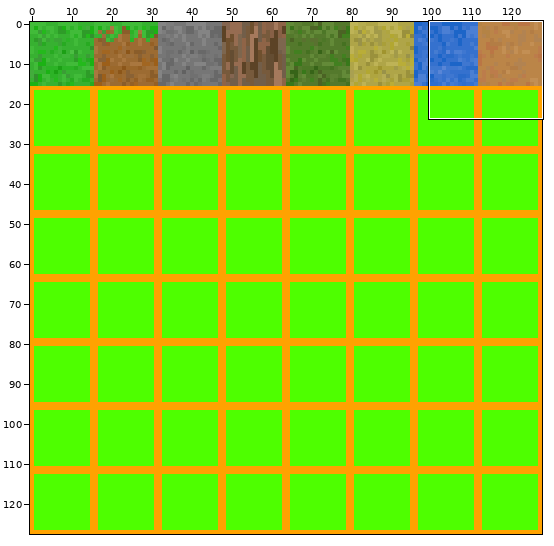
Two states of a sprite sheet, res/texture_atlas.png. Above, an overview of the earlier version with the close-up marked.
Close-up. Before:
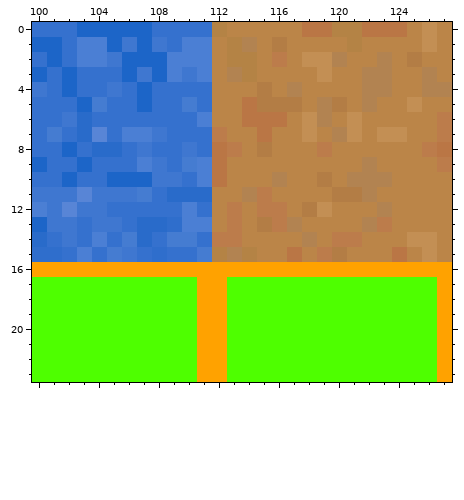
The file is 128x128 pixels. Colours within 5 levels of each other are drawn and written as one. Shown: x 100..127, y 0..23. The commit also changed other parts of the picture, which this record leaves out.
New version:
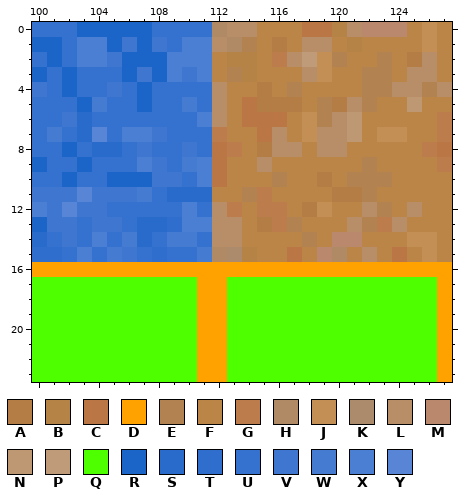
Palette (. is transparent): A #b37d45  B #b48345  C #ba7645  D #ffa200  E #b28351  F #bb8548  G #bc7c4b  H #b08a64  J #c38f54  K #ac8a6c  L #b78e68  M #ba886d  N #be9873  P #bf9b7a  Q #4eff00  R #1c65c8  S #296bca  T #2f6ecc  U #3571ce  V #3f77d0  W #457cd1  X #4b7fd4  Y #5885d6
From old to new:
Changed rows in their new state; - is an unchanged pixel.
first column x 112:
 0 HLL------LMMM---
 1 LH----LL--------
 2 -----LP-------L-
 3 ------L------LL-
 4 L-----------LL-L
 5 L--------L---N--
 6 L-------LN------
 7 ----L--LLN------
 8 ----LL-LL-------
 9 ---L------------
12 L---------L--L--
13 LL-------L--L---
14 LL------MM------
15 HK-----MH-L-----
Pixel boxes of the changes (left, top, right, bottom) in both close-ups:
changed: (212, 22, 452, 262)
